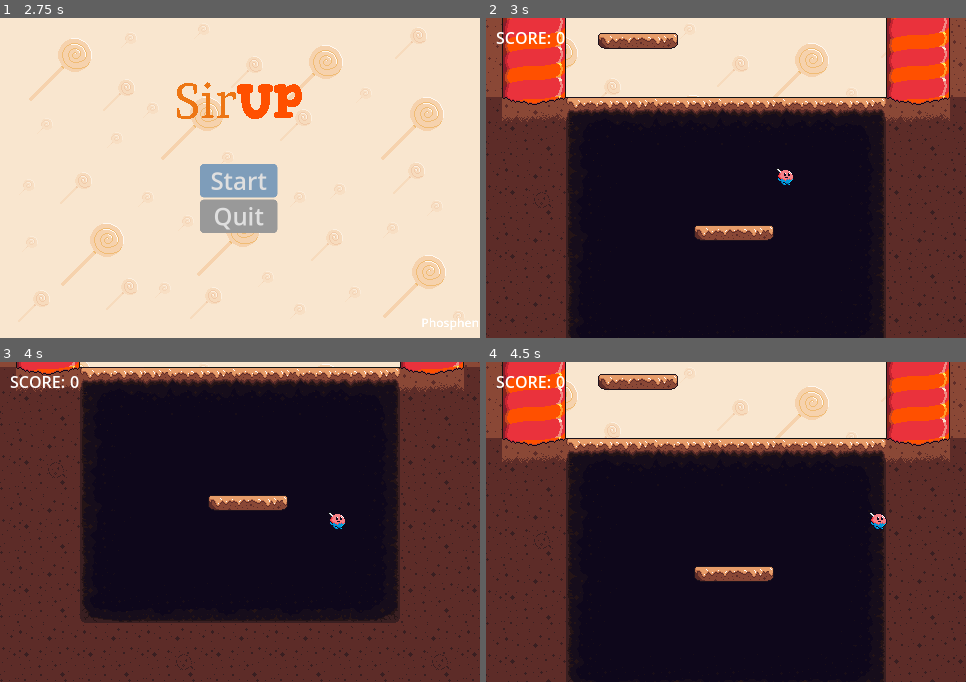
Above: before the commit, frames 1-4 (two rows, left to right).
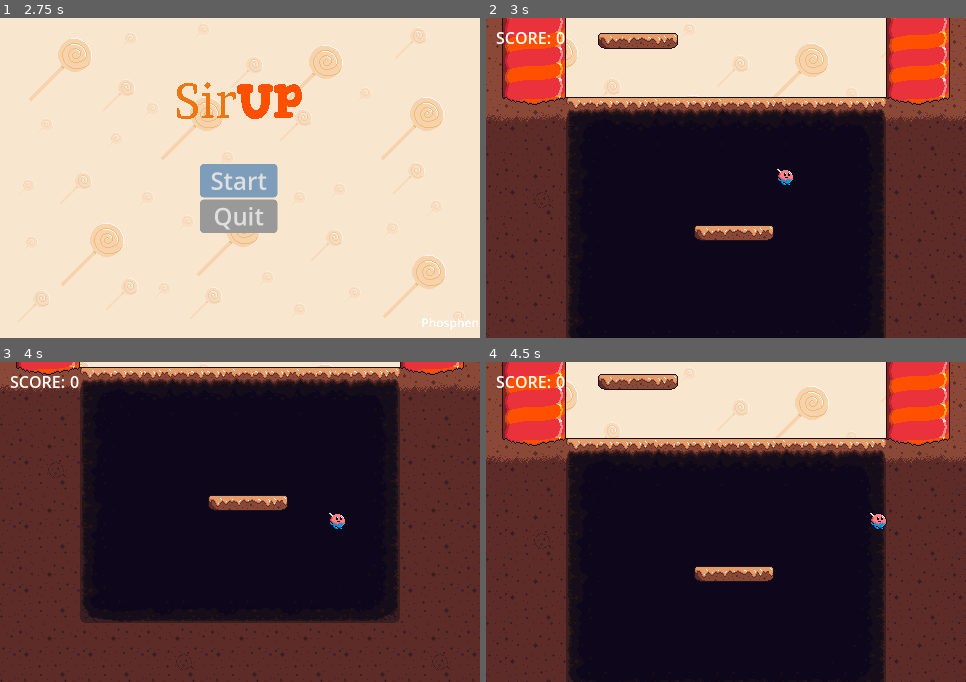
Above: after the commit, the same moments.

Repository: Phosphen/slide
Game: Godot game, scene res://Scenes/Levels/splash_screen.tscn
The game is run twice, just before and just after one commit, with the same random seed, the same clock (stepped at 60 frames per second) and the same inputs.
Inputs (mouse positions are in pixels of both pictures, inside the frame that each line leads up to):
- Up to frame 1 (2.75 s): tap Enter at 0.5, 2 s; move the mouse to (345, 162) at 0.52 s; hold Right (move_right) 0.53-2.03 s; tap Up (jump) at 0.77, 1.52 s; tap Space at 1.25 s; move the mouse to (144, 194) at 1.27 s; move the mouse to (288, 107) at 2.02 s; hold Left (move_left) from 2.03 s (still down)
- Up to frame 2 (3 s): release Left (move_left) at 2.75 s; click "Start" at 2.75 s
- Up to frame 3 (4 s): move the mouse to (216, 586) at 3.52 s; hold Right (move_right) from 3.53 s (still down); tap Up (jump) at 3.77 s
- Up to frame 4 (4.5 s): keep holding Right (move_right); move the mouse to (870, 570) at 4.27 s

Frame 1 is identical in both runs. In frame 2, 0.4% of the frame differs, in the area x 0-100%, y 24-40%; in frame 3, 0.4%; in frame 4, 0.4%.

Commit message:
feat: even more details

Diff:
--- a/LevelGen/main.tscn
+++ b/LevelGen/main.tscn
@@ -148,7 +148,7 @@
 position = Vector2(16, 0)
 tile_set = SubResource("TileSet_fb0bi")
 format = 2
-layer_0/tile_data = PackedInt32Array(65542, 65538, 0, 131078 …(753 unchanged characters)… , 196610, 0, 196607, 196610, 0, 65543, 196610, 0, 131071, 327682, 0, 393223, 196610, 0, 393222, 196610,  …(1389 unchanged characters)…
+layer_0/tile_data = PackedInt32Array(65542, 65538, 0, 131078 …(753 unchanged characters)… , 196610, 0, 196607, 196610, 0, 65543, 131074, 0, 131071, 131074, 0, 393223, 196610, 0, 393222, 196610,  …(1389 unchanged characters)…
 
 [node name="TileMap16" type="TileMap" parent="."]
 texture_filter = 1
